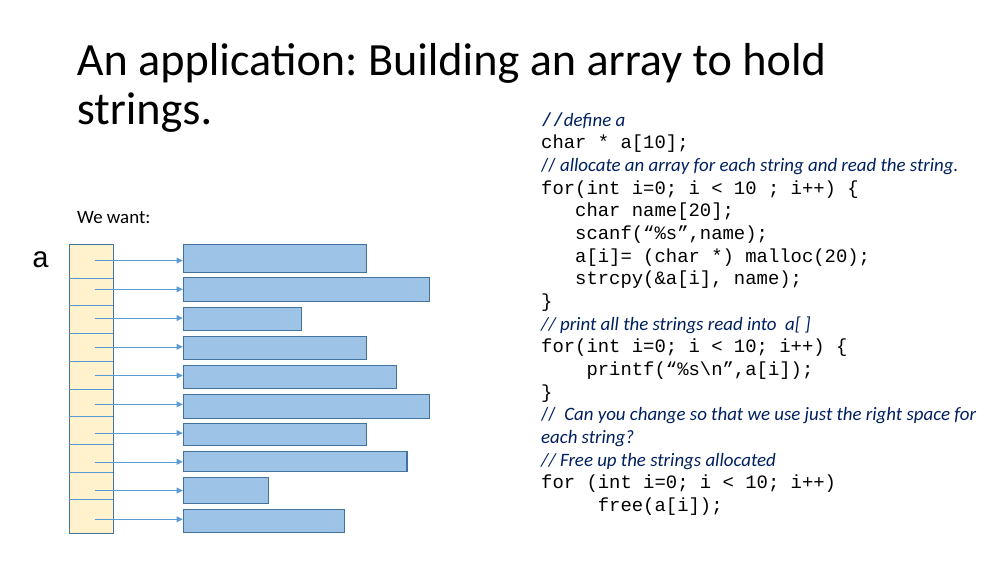
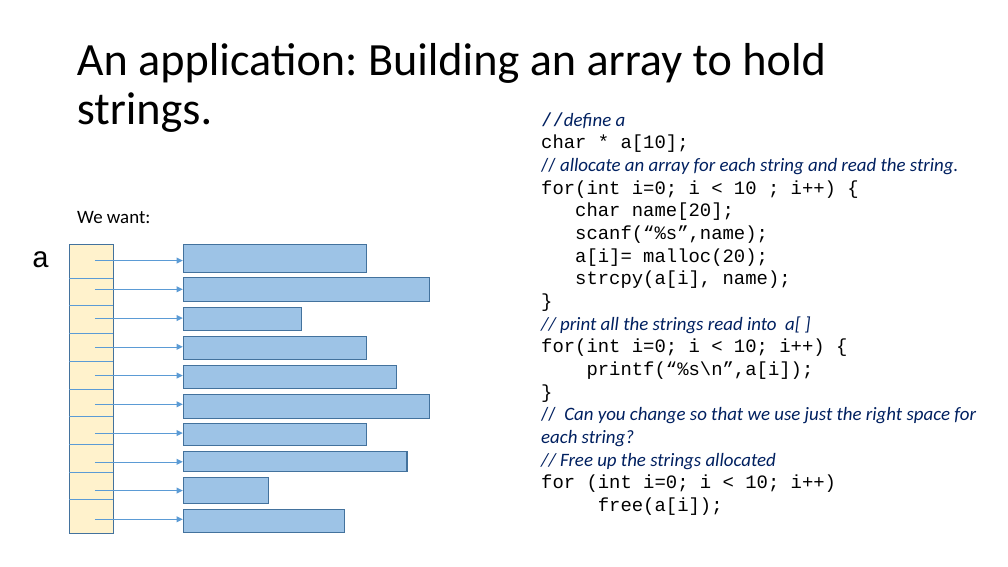
Before and after one commit to rbadrinath/FCP, a slide deck: slide 22 of slides/08-Pointers.pptx (slide 21 before the commit). Drawn at 1008x567 pixels with LibreOffice and Linux fonts; fonts in the diff are those of the drawing. Boxes give left, top, right and bottom in pixels: in the first picture for what was removed or moved away, otherwise in the second. Text is boxed around its words. In the diff, an @@ line names an element or a change of style, - is before the commit and + after.

```diff
--- a/slides/08-Pointers.pptx
+++ b/slides/08-Pointers.pptx
@@ text at (x1=575, y1=226, x2=791, y2=288): text changed @@
-scanf(“%s”,name);
-a[i]= (char *) malloc(20);
-strcpy(&a[i], name);
+scanf(“%s”,name);
+a[i]= malloc(20);
+strcpy(a[i], name);
```
Also in this commit, not shown: 2 other slides changed, 1 slide added.
